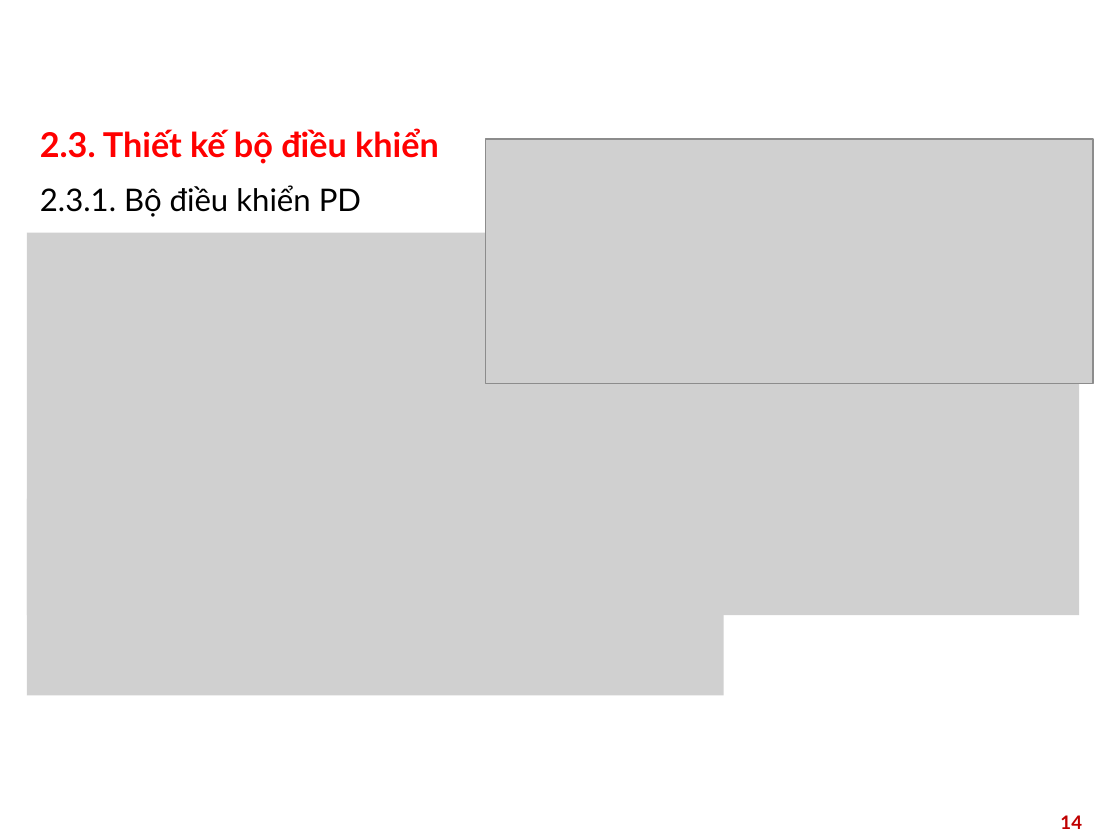
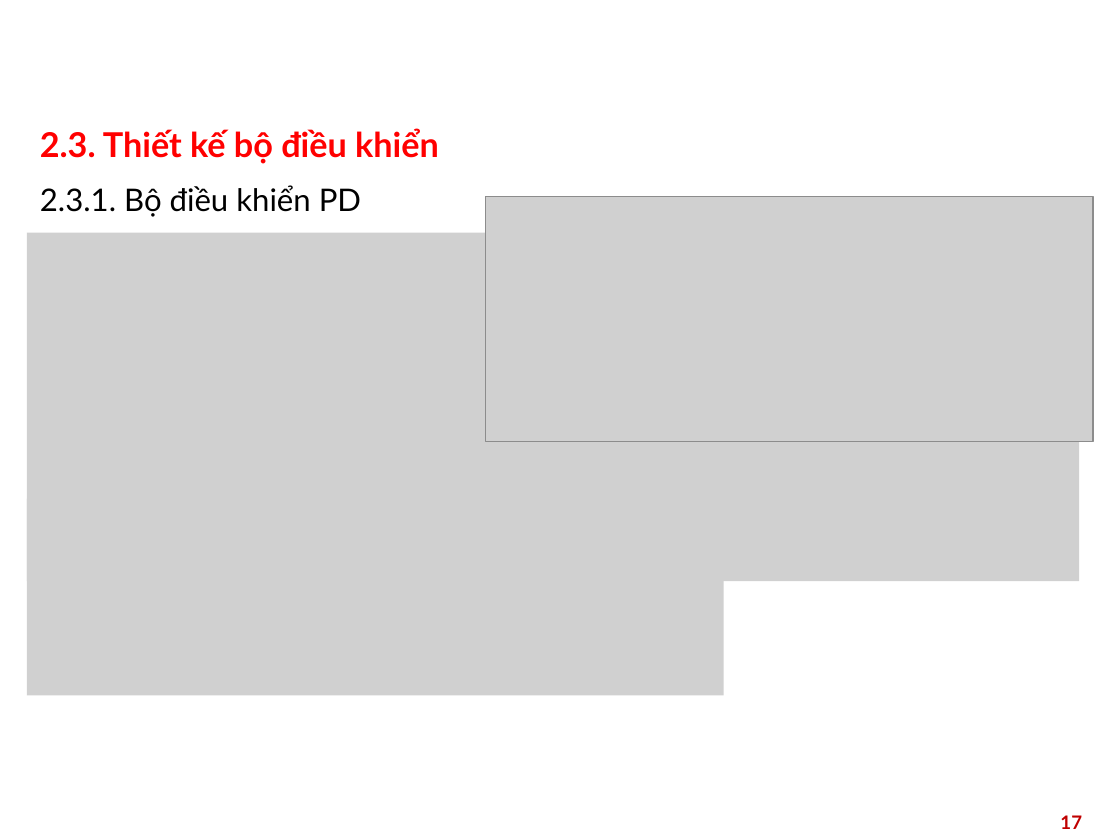
Before and after one commit to huynq03/doan_2025.1, a slide deck: slide 17 of Quadrotor-Control-System/slide/demo.pptx (slide 14 before the commit). Drawn at 1120x840 pixels with LibreOffice and Linux fonts; fonts in the diff are those of the drawing; grey boxes stand for pictures; background and template pictures are left out. Boxes give left, top, right and bottom in pixels: in the first picture for what was removed or moved away, otherwise in the second. Text is boxed around its words. In the diff, an @@ line names an element or a change of style, - is before the commit and + after.

```diff
--- a/Quadrotor-Control-System/slide/demo.pptx
+++ b/Quadrotor-Control-System/slide/demo.pptx
@@ picture: place and size @@
-picture at (486, 139, 1093, 384)
+picture at (486, 196, 1093, 441)
@@ picture: place and size @@
-picture at (27, 233, 1080, 616)
+picture at (27, 233, 1080, 581)
@@ page number at (1060, 815, 1082, 829): text changed @@
-14
+17
```
Also in this commit, not shown: 10 other slides changed, 7 slides added, 55 other files.
